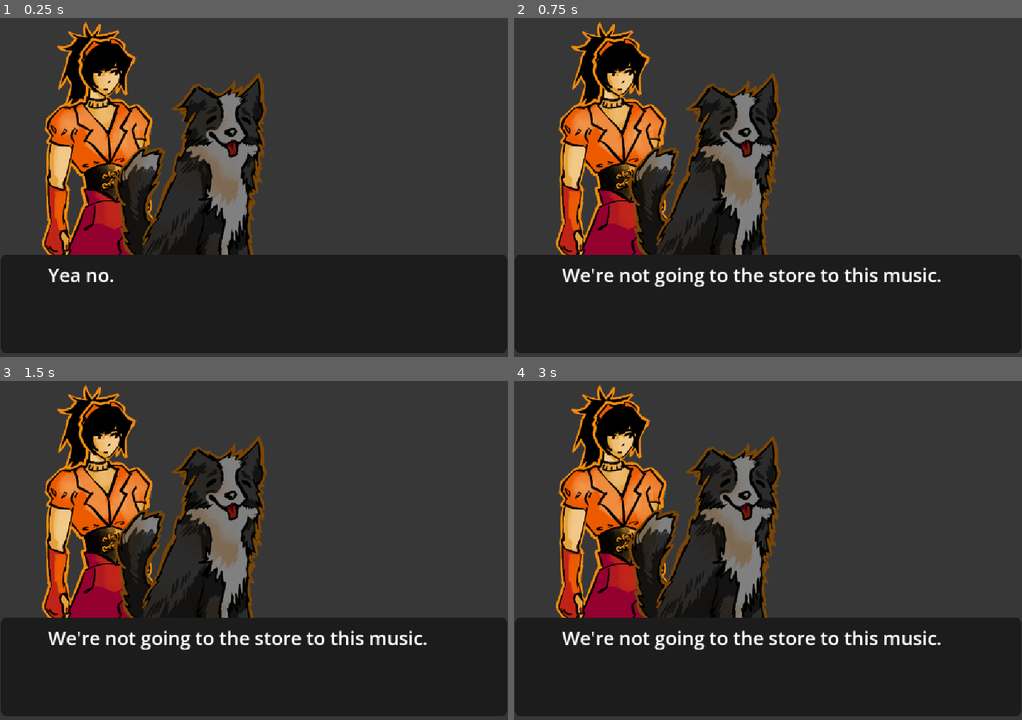
Above: before the commit, frames 1-4 (two rows, left to right).
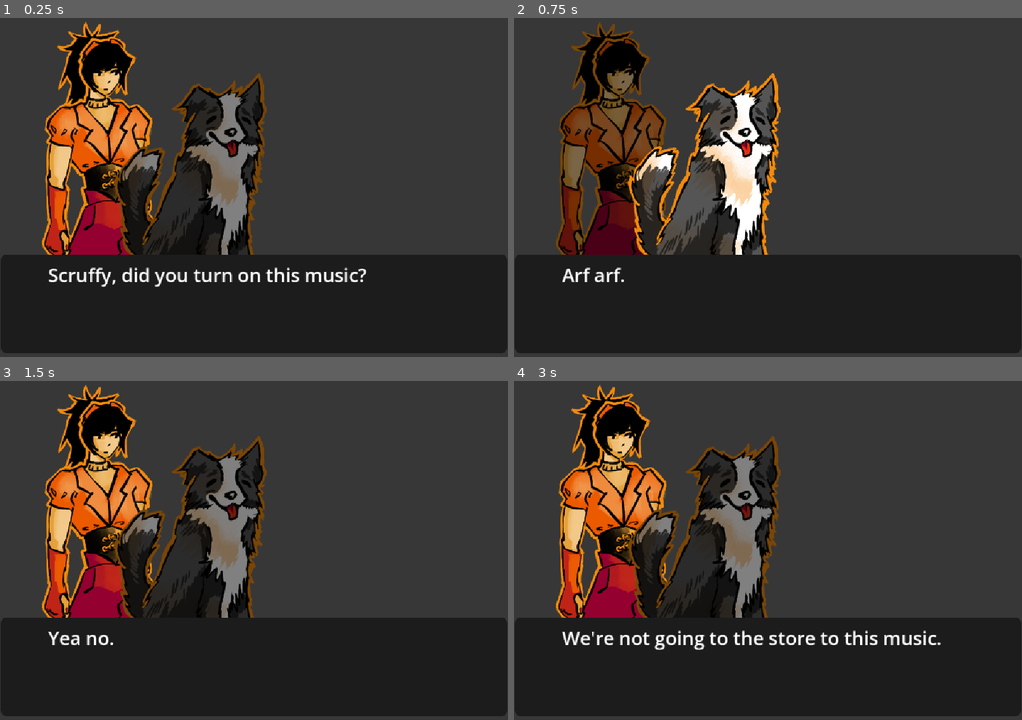
Above: after the commit, the same moments.

Repository: cannonheart/wgj2026
Game: Godot game, scene res://dialogue_scenes/a1-casette.tscn
The game is run twice, just before and just after one commit, with the same random seed, the same clock (stepped at 60 frames per second) and the same inputs. This scene is started directly instead of the project's main scene.
Inputs (mouse positions are in pixels of both pictures, inside the frame that each line leads up to):
- Up to frame 1 (0.25 s): no input
- Up to frame 2 (0.75 s): tap Enter at 0.5 s; move the mouse to (879, 102) at 0.52 s; hold D (Right) from 0.53 s (still down); hold Shift from 0.53 s (still down); click (879, 102) at 0.67 s
- Up to frame 3 (1.5 s): release D (Right) at 1.25 s; release Shift at 1.25 s; tap Space at 1.25 s; drag from (152, 516) to (228, 594) at 1.27 s
- Up to frame 4 (3 s): tap Enter at 2 s; move the mouse to (outside the picture) at 2.02 s; hold D (Right) 2.03-2.75 s; tap Ctrl at 2.1 s; tap Space at 2.75 s; drag from (742, 594) to (615, 414) at 2.77 s

The runs differ from the first frame. In frame 1, 1.2% of the frame differs, in the area x 9-73%, y 73-80%; in frame 2, 15%, in the area x 8-84%, y 1-80%; in frame 3, 1.4%; in frame 4, nothing differs.

Commit message:
fixade för att ha en fungerande export

Diff:
--- a/dialogue_scenes/a1-casette.gd
+++ b/dialogue_scenes/a1-casette.gd
@@ -7,6 +7,8 @@
 var story = [
 	character(Left, "yana"),
 	character(Left2, "scruffles"),
+	say(Left, "Scruffy, did you turn on this music?"),
+	say(Left2, "Arf arf."),
 	say(Left, "Yea no."),
 	say(Left, "We're not going to the store to this music."),
 	done(),
--- a/project.godot
+++ b/project.godot
@@ -31,7 +31,6 @@
 window/size/viewport_width=1080
 window/size/viewport_height=1080
 window/stretch/mode="canvas_items"
-window/stretch/aspect="expand"
 
 [editor_plugins]
 
Not shown, added: export_presets.cfg
Not shown, changed: .gitignore
